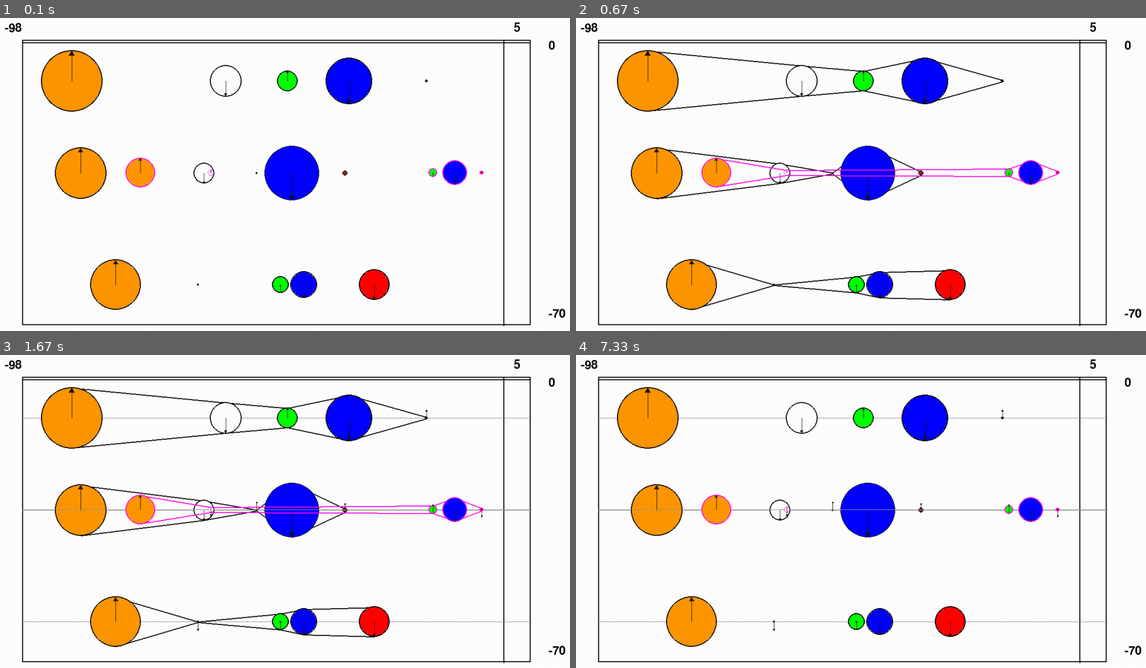
Above: before the commit, frames 1-4 (two rows, left to right).
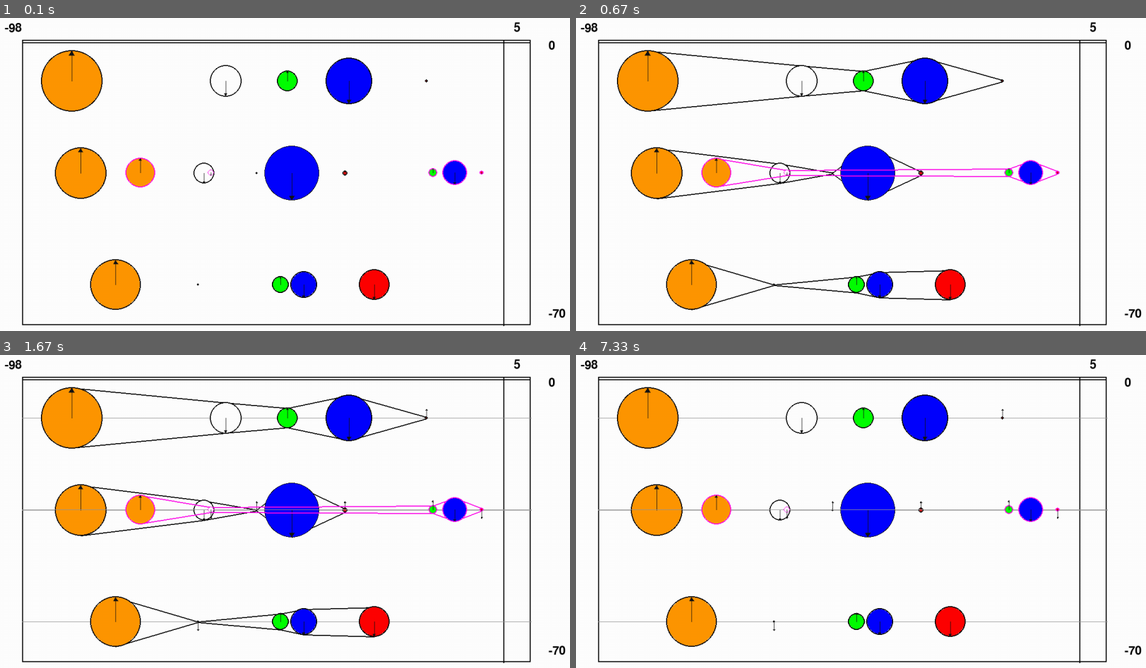
Above: after the commit, the same moments.

Repository: TomasOrdonezG/project_plot
Game: pygame game, started from main.py
Two runs of this game, one before a commit and one after it. Both use one fixed random seed, a clock stepped at 60 frames per second and the inputs below.
Inputs:
- Up to frame 1 (0.1 s): no input
- Up to frame 2 (0.67 s): tap 2 at 0.33 s
- Up to frame 3 (1.67 s): tap 1 at 0.67 s; tap P at 1 s
- Up to frame 4 (7.33 s): tap 3 at 1.83, 6.55 s; tap 1 at 3.17, 6.05 s; tap 2 at 4.5, 5.97, 6.27, 6.47, 6.77, 6.9, 7.3 s

The runs differ from the first frame. In frame 1, less than 0.1% of the frame differs, in the area x 36-85%, y 19-88%; in frame 2, less than 0.1%; in frame 3, less than 0.1%; in frame 4, less than 0.1%, in the area x 34-85%, y 17-89%.

Commit message:
Update graph.py

Diff:
--- a/graph.py
+++ b/graph.py
@@ -234,7 +234,6 @@
             x, y = self.pos_screen(pIV.just, project.just)
           else:
             x, y = self.pos_screen(pIV.just, project.just)
-            y += size
             if not self.proportional:
               size = threshhold * (size / abs(size))
 
